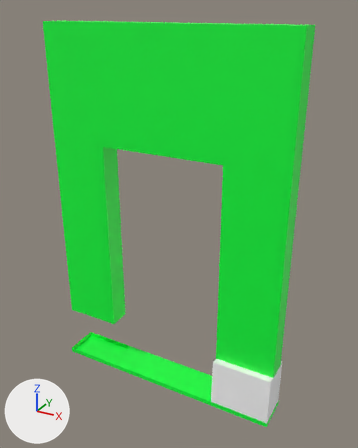
Before and after pictures for a commit that changed the FBX model Assets/Wall New.fbx.
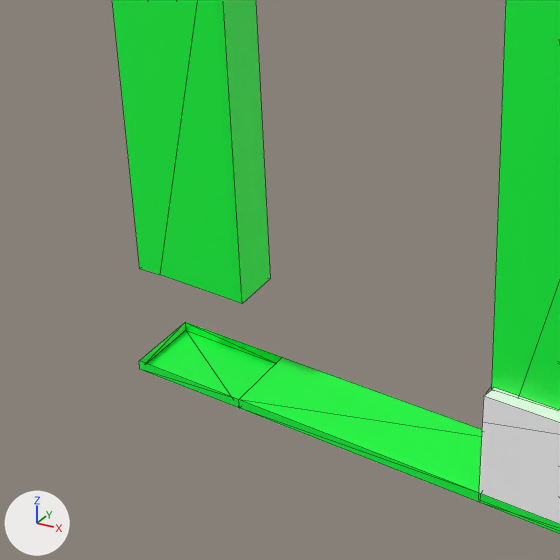
Each version is shown whole from a 50 mm lens placed at (-3.863, -3.269, 3.103), pointed at (-5.609, -0.094, 1.515), then close up on the part from 4% to 68% of the width and 45% to 96% of the height. Lighting does not change. The marker at lower left points along +X, +Y and +Z. The first two pictures are the older version. The close-ups show mesh edges as thin lines. Where no turn or scale is listed for an object, it has been applied to the vertices.

Names of what the first close-up shows: '_2x3InteriorDoorFrameType1', 'polySurface4'.
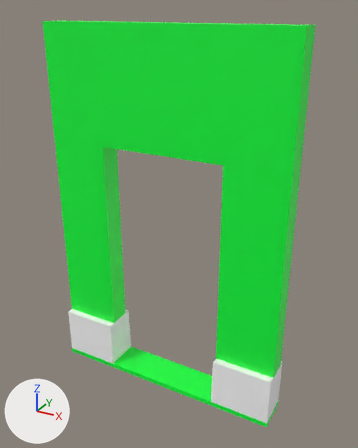
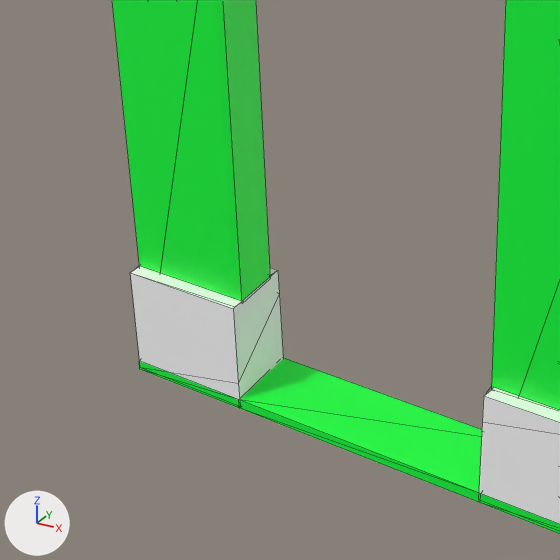
Pixel boxes [x1, y1, x2, y2] of what changed, in the close-ups (560 x 560 px):
'polySurface3', added
    after: [130, 266, 283, 400]
    faces in mat_pasted__sm_1 (white #ffffff): [130, 266, 283, 400]

The change, as a list of edits to the scene's bpy script:
```text
Add me_mesh_001_1:
    me_mesh_001_1.from_pydata([(-6.694, -0.002, 0.459), (-6.694, -0.002, 0.009), (-6.692, -0.058, 0.459), (-6.204, -0.004, 0.459), (-6.202, -0.004, 0.349), (-6.197, -0.004, 0.009), (-6.207, -0.046, 0.459), (-6.208, -0.059, 0.459), (-6.694, -0.293, 0.009), (-6.694, -0.293, 0.459), (-6.692, -0.237, 0.459), (-6.201, -0.237, 0.459), (-6.205, -0.28, 0.459), (-6.206, -0.293, 0.459), (-6.204, -0.293, 0.118), (-6.204, -0.293, 0.009)], [], [(0, 4, 5, 1), (0, 3, 4), (2, 6, 3, 0), (2, 7, 6), (12, 11, 10, 9), (13, 12, 9), (14, 13, 9, 8), (15, 14, 8), (5, 4, 14, 15), (4, 3, 13, 14), (0, 1, 8, 9)])
    for i in [*range(4, 11)]: me_mesh_001_1.polygons[i].material_index = 1
    me_mesh_001_1.materials.append(mat_pasted__pasted__sm_2)  # white #ffffff
    me_mesh_001_1.materials.append(mat_pasted__sm_1)  # white #ffffff
Add ob_polysurface3:
    ob_polysurface3 = bpy.data.objects.new('polySurface3', me_mesh_001_1)
    ob_polysurface3.location = (0.0, 0.0, 0.0)
```
